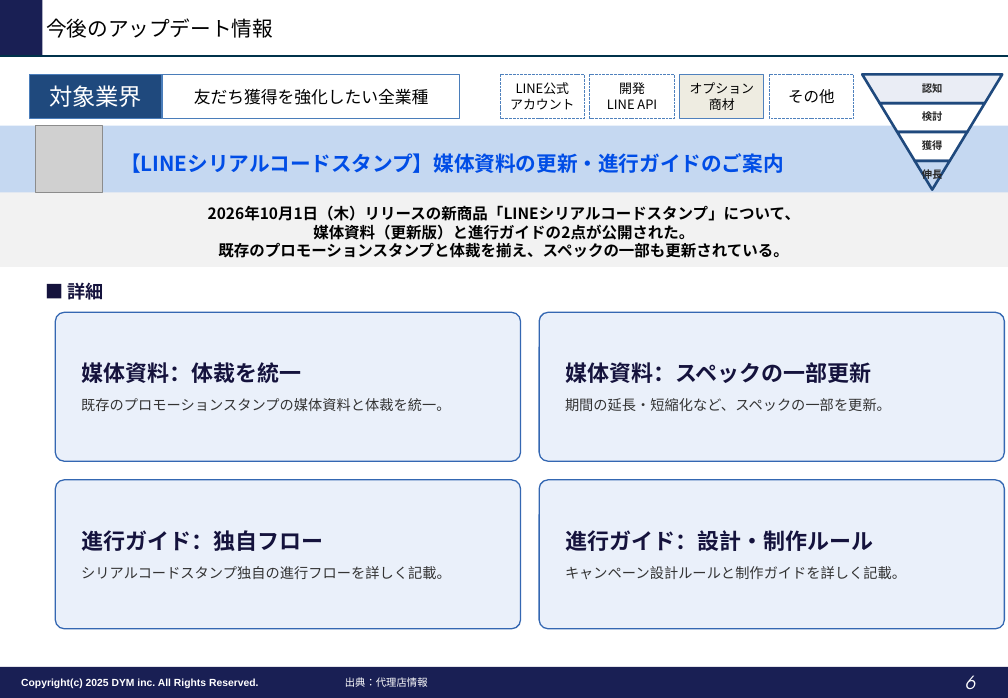
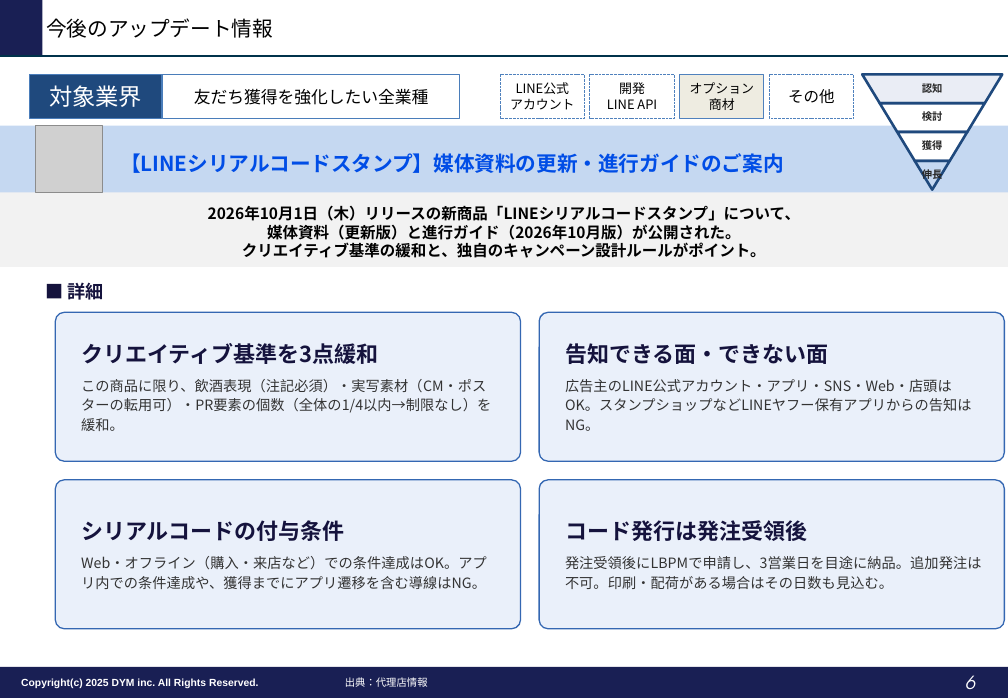
Before and after one commit to tonomura-r-dev/folder, a slide deck: slide 6 of LINEOA媒体最新情報_2026年10月トレンドレポート.pptx. Drawn at 1008x698 pixels with LibreOffice and Linux fonts; fonts in the diff are those of the drawing; grey boxes stand for pictures; background and template pictures are left out. Boxes give left, top, right and bottom in pixels: in the first picture for what was removed or moved away, otherwise in the second. Text is boxed around its words. In the diff, an @@ line names an element or a change of style, - is before the commit and + after.

```diff
--- a/LINEOA媒体最新情報_2026年10月トレンドレポート.pptx
+++ b/LINEOA媒体最新情報_2026年10月トレンドレポート.pptx
@@ text at bbox=[242, 224, 766, 258]: text changed @@
-媒体資料（更新版）と進行ガイドの2点が公開された。
-既存のプロモーションスタンプと体裁を揃え、スペックの一部も更新されている。
+媒体資料（更新版）と進行ガイド（2026年10月版）が公開された。
+クリエイティブ基準の緩和と、独自のキャンペーン設計ルールがポイント。
@@ text in rounded rectangle at bbox=[81, 343, 491, 431]: text changed @@
-媒体資料：体裁を統一
-既存のプロモーションスタンプの媒体資料と体裁を統一。
+クリエイティブ基準を3点緩和
+この商品に限り、飲酒表現（注記必須）・実写素材（CM・ポスターの転用可）・PR要素の個数（全体の1/4以内→制限なし）を緩和。
@@ text in rounded rectangle at bbox=[565, 343, 972, 431]: text changed @@
-媒体資料：スペックの一部更新
-期間の延長・短縮化など、スペックの一部を更新。
+告知できる面・できない面
+広告主のLINE公式アカウント・アプリ・SNS・Web・店頭はOK。スタンプショップなどLINEヤフー保有アプリからの告知はNG。
@@ text in rounded rectangle at bbox=[81, 520, 487, 589]: text changed @@
-進行ガイド：独自フロー
-シリアルコードスタンプ独自の進行フローを詳しく記載。
+シリアルコードの付与条件
+Web・オフライン（購入・来店など）での条件達成はOK。アプリ内での条件達成や、獲得までにアプリ遷移を含む導線はNG。
@@ text in rounded rectangle at bbox=[565, 520, 981, 589]: text changed @@
-進行ガイド：設計・制作ルール
-キャンペーン設計ルールと制作ガイドを詳しく記載。
+コード発行は発注受領後
+発注受領後にLBPMで申請し、3営業日を目途に納品。追加発注は不可。印刷・配荷がある場合はその日数も見込む。
```
Also in this commit, not shown: 7 other slides changed, 2 other files.
